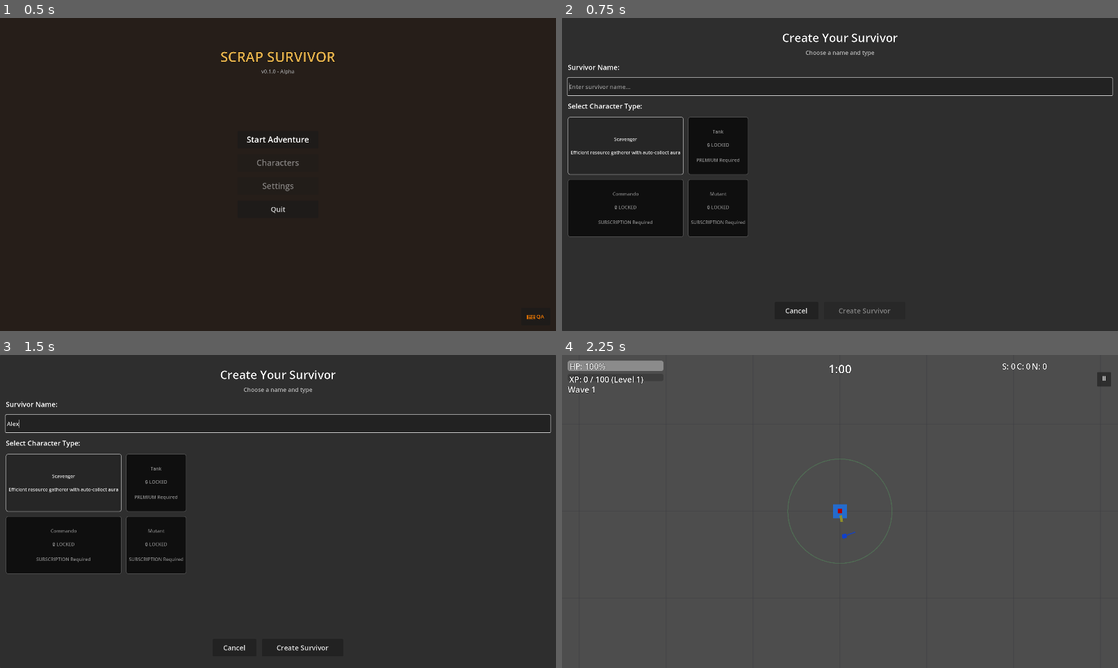
Above: before the commit, frames 1-4 (two rows, left to right).
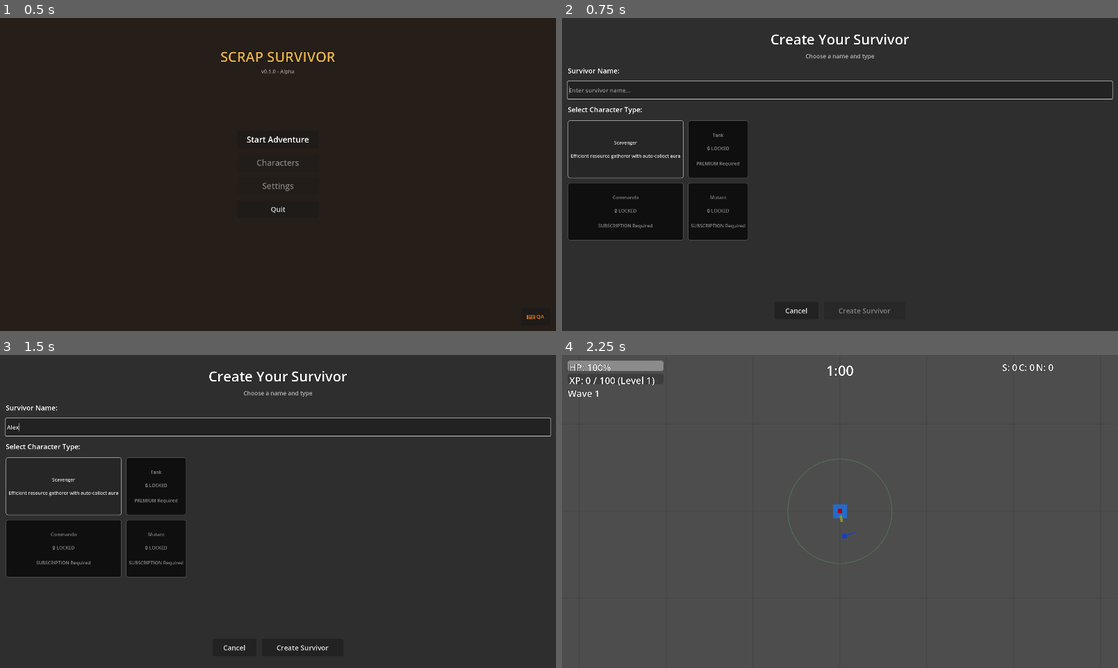
Above: after the commit, the same moments.

Repository: alanjayspector/scrap-survivor-godot
Game: Godot game, scene res://scenes/hub/scrapyard.tscn
Same seed, same stepped clock (60 frames per second), same inputs: the game is played once before the commit and once after it. Sound files missing from this copy of the repository are replaced by a short silence.
Inputs (mouse positions are in pixels of both pictures, inside the frame that each line leads up to):
- Up to frame 1 (0.5 s): no input
- Up to frame 2 (0.75 s): click "Start Adventure" at 0.5 s
- Up to frame 3 (1.5 s): click (278, 423) at 1.27 s; type "Alex" at 1.35 s
- Up to frame 4 (2.25 s): click "Create Survivor" at 2 s

Frame 1 is identical in both runs. In frame 2, 4.2% of the frame differs, in the area x 0-100%, y 4-72%; in frame 3, 4.2%; in frame 4, 0.7%.

Commit message:
fix: aggressive typography improvements for readability
CRITICAL FIXES:
- Remove pause button from Combat HUD (redundant on iOS - auto-pauses)
- Fix XP bar alignment (20pt→35pt tall so 32pt font fits properly)

TYPOGRAPHY IMPROVEMENTS (Brotato-standard):
Screen Titles: 40pt → 48pt (+20%)
- Character Creation, Selection, Wave Complete, Game Over
- HUD Wave Timer (center screen)

HUD Labels: 28pt → 32pt (+14%)
- HP bar, XP bar, Wave label, Currency (Scrap/Components/Nanites)

Body Text: 17-18pt → 20pt minimum (+18%)
- Character card stats ("Level X • Best Wave Y")
- Character type labels ("Scavenger")
- Screen subtitles

Button Text: 22pt → 24pt
- Wave Complete (Hub/Next Wave)
- Game Over (Retry/Main Menu)

Game Over Screen:
- Title: 40pt → 48pt
- XP Gained: 26pt → 30pt
- Level Up: 28pt → 32pt

RATIONALE:
- iOS HIG minimums (17pt) are technically correct but not readable
- Users with glasses or over 40 need larger text
- Brotato uses 48pt titles, 20pt body - we now match
- Previous changes (3-4pt) were imperceptible
- These changes (+8-14pt) should be OBVIOUS

🤖 Generated with [Claude Code](https://claude.com/claude-code)

Co-Authored-By: Claude <noreply@anthropic.com>

Diff:
--- a/scenes/game/wasteland.tscn
+++ b/scenes/game/wasteland.tscn
@@ -93,7 +93,7 @@
 layout_mode = 2
 theme_override_colors/font_outline_color = Color(0, 0, 0, 1)
 theme_override_constants/outline_size = 3
-theme_override_font_sizes/font_size = 40
+theme_override_font_sizes/font_size = 48
 text = "Game Over"
 horizontal_alignment = 1
 
@@ -111,7 +111,7 @@
 theme_override_colors/font_color = Color(1, 0.8, 0.2, 1)
 theme_override_colors/font_outline_color = Color(0, 0, 0, 1)
 theme_override_constants/outline_size = 3
-theme_override_font_sizes/font_size = 26
+theme_override_font_sizes/font_size = 30
 text = "XP Gained: +0"
 horizontal_alignment = 1
 
@@ -121,7 +121,7 @@
 theme_override_colors/font_color = Color(1, 0.8, 0.2, 1)
 theme_override_colors/font_outline_color = Color(0, 0, 0, 1)
 theme_override_constants/outline_size = 4
-theme_override_font_sizes/font_size = 28
+theme_override_font_sizes/font_size = 32
 text = "LEVEL UP!"
 horizontal_alignment = 1
 
@@ -139,13 +139,13 @@
 [node name="RetryButton" type="Button" parent="UI/GameOverScreen/PaddingContainer/Content/ButtonsContainer"]
 custom_minimum_size = Vector2(280, 70)
 layout_mode = 2
-theme_override_font_sizes/font_size = 22
+theme_override_font_sizes/font_size = 24
 text = "Try Again"
 
 [node name="MainMenuButton" type="Button" parent="UI/GameOverScreen/PaddingContainer/Content/ButtonsContainer"]
 custom_minimum_size = Vector2(280, 70)
 layout_mode = 2
-theme_override_font_sizes/font_size = 22
+theme_override_font_sizes/font_size = 24
 text = "Return to Hub"
 
 [node name="GameController" type="Node" parent="."]
--- a/scenes/ui/character_card.tscn
+++ b/scenes/ui/character_card.tscn
@@ -27,13 +27,13 @@
 
 [node name="TypeLabel" type="Label" parent="HBoxContainer/InfoContainer"]
 layout_mode = 2
-theme_override_font_sizes/font_size = 18
+theme_override_font_sizes/font_size = 20
 text = "Scavenger"
 
 [node name="StatsLabel" type="Label" parent="HBoxContainer/InfoContainer"]
 layout_mode = 2
 theme_override_colors/font_color = Color(0.7, 0.7, 0.7, 1)
-theme_override_font_sizes/font_size = 17
+theme_override_font_sizes/font_size = 20
 text = "Level 1 • Best Wave 0"
 
 [node name="DetailsButton" type="Button" parent="HBoxContainer"]
--- a/scenes/ui/character_creation.tscn
+++ b/scenes/ui/character_creation.tscn
@@ -44,7 +44,7 @@
 text = "Create Your Survivor"
 horizontal_alignment = 1
 vertical_alignment = 1
-theme_override_font_sizes/font_size = 40
+theme_override_font_sizes/font_size = 48
 theme_override_colors/font_outline_color = Color(0, 0, 0, 1)
 theme_override_constants/outline_size = 3
 
--- a/scenes/ui/character_selection.tscn
+++ b/scenes/ui/character_selection.tscn
@@ -40,7 +40,7 @@
 text = "Choose Your Survivor"
 horizontal_alignment = 1
 vertical_alignment = 1
-theme_override_font_sizes/font_size = 40
+theme_override_font_sizes/font_size = 48
 theme_override_colors/font_outline_color = Color(0, 0, 0, 1)
 theme_override_constants/outline_size = 3
 
@@ -48,7 +48,7 @@
 layout_mode = 2
 text = "Select a wasteland survivor to begin"
 horizontal_alignment = 1
-theme_override_font_sizes/font_size = 18
+theme_override_font_sizes/font_size = 20
 theme_override_colors/font_color = Color(0.7, 0.7, 0.7, 1)
 theme_override_colors/font_outline_color = Color(0, 0, 0, 1)
 theme_override_constants/outline_size = 2
--- a/scenes/ui/hud.tscn
+++ b/scenes/ui/hud.tscn
@@ -39,17 +39,17 @@
 theme_override_colors/font_color = Color(1, 1, 1, 1)
 theme_override_colors/font_outline_color = Color(0, 0, 0, 1)
 theme_override_constants/outline_size = 3
-theme_override_font_sizes/font_size = 28
+theme_override_font_sizes/font_size = 32
 text = "HP: 100%"
 vertical_alignment = 1
 
 [node name="XPBar" type="ProgressBar" parent="."]
-custom_minimum_size = Vector2(300, 20)
+custom_minimum_size = Vector2(300, 35)
 layout_mode = 0
 offset_left = 20.0
 offset_top = 65.0
 offset_right = 350.0
-offset_bottom = 90.0
+offset_bottom = 100.0
 theme_override_colors/font_color = Color(1, 1, 1, 1)
 theme_override_styles/fill = SubResource("StyleBoxFlat_xp_fill")
 max_value = 100.0
@@ -60,23 +60,23 @@
 offset_left = 5.0
 offset_top = 0.0
 offset_right = 325.0
-offset_bottom = 25.0
+offset_bottom = 35.0
 theme_override_colors/font_color = Color(1, 1, 1, 1)
 theme_override_colors/font_outline_color = Color(0, 0, 0, 1)
 theme_override_constants/outline_size = 3
-theme_override_font_sizes/font_size = 28
+theme_override_font_sizes/font_size = 32
 text = "XP: 0 / 100 (Level 1)"
 vertical_alignment = 1
 
 [node name="WaveLabel" type="Label" parent="."]
 layout_mode = 0
 offset_left = 20.0
-offset_top = 100.0
+offset_top = 110.0
 offset_right = 160.0
-offset_bottom = 130.0
+offset_bottom = 145.0
 theme_override_colors/font_outline_color = Color(0, 0, 0, 1)
 theme_override_constants/outline_size = 3
-theme_override_font_sizes/font_size = 28
+theme_override_font_sizes/font_size = 32
 text = "Wave 1"
 
 [node name="WaveTimerLabel" type="Label" parent="."]
@@ -91,7 +91,7 @@
 grow_horizontal = 2
 theme_override_colors/font_outline_color = Color(0, 0, 0, 1)
 theme_override_constants/outline_size = 3
-theme_override_font_sizes/font_size = 40
+theme_override_font_sizes/font_size = 48
 text = "1:00"
 horizontal_alignment = 1
 vertical_alignment = 1
@@ -111,33 +111,19 @@
 layout_mode = 2
 theme_override_colors/font_outline_color = Color(0, 0, 0, 1)
 theme_override_constants/outline_size = 3
-theme_override_font_sizes/font_size = 28
+theme_override_font_sizes/font_size = 32
 text = "S: 0"
 
 [node name="ComponentsLabel" type="Label" parent="CurrencyDisplay"]
 layout_mode = 2
 theme_override_colors/font_outline_color = Color(0, 0, 0, 1)
 theme_override_constants/outline_size = 3
-theme_override_font_sizes/font_size = 28
+theme_override_font_sizes/font_size = 32
 text = "C: 0"
 
 [node name="NanitesLabel" type="Label" parent="CurrencyDisplay"]
 layout_mode = 2
 theme_override_colors/font_outline_color = Color(0, 0, 0, 1)
 theme_override_constants/outline_size = 3
-theme_override_font_sizes/font_size = 28
+theme_override_font_sizes/font_size = 32
 text = "N: 0"
-
-[node name="PauseButton" type="Button" parent="."]
-custom_minimum_size = Vector2(48, 48)
-layout_mode = 1
-anchors_preset = 1
-anchor_left = 1.0
-anchor_right = 1.0
-offset_left = -72.0
-offset_top = 59.0
-offset_right = -24.0
-offset_bottom = 107.0
-grow_horizontal = 0
-theme_override_font_sizes/font_size = 24
-text = "⏸"
--- a/scenes/ui/wave_complete_screen.tscn
+++ b/scenes/ui/wave_complete_screen.tscn
@@ -50,7 +50,7 @@
 layout_mode = 2
 theme_override_colors/font_outline_color = Color(0, 0, 0, 1)
 theme_override_constants/outline_size = 3
-theme_override_font_sizes/font_size = 40
+theme_override_font_sizes/font_size = 48
 text = "Wave 1 Complete!"
 horizontal_alignment = 1
 
@@ -69,7 +69,7 @@
 custom_minimum_size = Vector2(280, 70)
 layout_mode = 2
 size_flags_horizontal = 3
-theme_override_font_sizes/font_size = 22
+theme_override_font_sizes/font_size = 24
 text = "Hub"
 
 [node name="NextWaveButton" type="Button" parent="PaddingContainer/Content/ButtonsContainer"]
@@ -77,5 +77,5 @@
 custom_minimum_size = Vector2(280, 70)
 layout_mode = 2
 size_flags_horizontal = 3
-theme_override_font_sizes/font_size = 22
+theme_override_font_sizes/font_size = 24
 text = "Next Wave"
